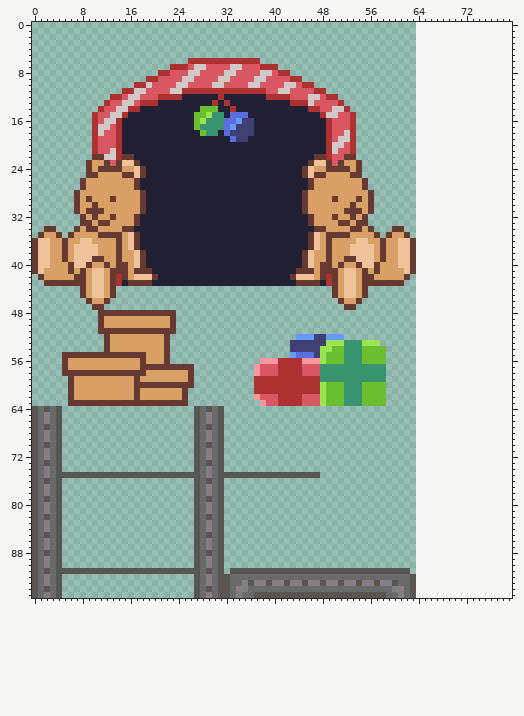
Edited in one commit: sprite sheet (untitled-xmas-game/res/spritesheet/armazem.png). Above, as it was before the edit.
The file is 64x96 pixels. The old version is drawn lined up with the new one, on the new canvas.
And afterwards:
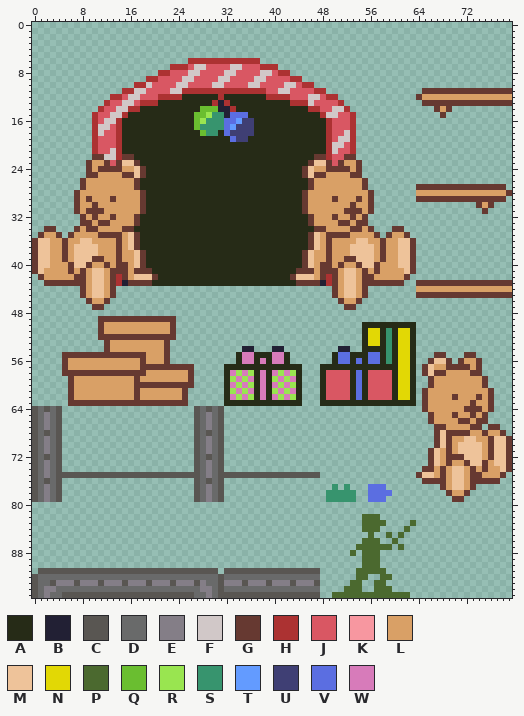
Palette (. is transparent): A #262b17  B #222034  C #595652  D #696a6a  E #847e87  F #d1c8c8  G #663931  H #ac3232  J #d95763  K #f797a0  L #d9a066  M #eec39a  N #e2d805  P #4b692f  Q #6abe30  R #99e550  S #37946e  T #639bff  U #3f3f74  V #5b6ee1  W #d77bba
Change:
canvas 64x96 -> 80x96
Changed rows in their new state; - is an unchanged pixel.
first column x 0:
11 -----------------------------------------------------------------GGGGGGGGGGGGGGG
12 -------------------------AAAAAA-AAAAAAA-------------------------GLLLLLLLLLLLLLLL
13 ---------------------AAAAAAAAA---AAAAAAAAAA----------------------GGGGGGGGGGGGGGG
14 ------------------AAAAAAAAAA------AAAAAAAAAAAA---------------------GLG----------
15 ----------------AAAAAAAAAAA---------AAAAAAAAAAAA--------------------G-----------
16 ---------------AAAAAAAAAAAA----------AAAAAAAAAAAA-------------------------------
17 ---------------AAAAAAAAAAAA----------AAAAAAAAAAAA-------------------------------
18 ---------------AAAAAAAAAAAAA---A-----AAAAAAAAAAAA-------------------------------
19 ---------------AAAAAAAAAAAAAAAAAA---AAAAAAAAAAAAA-------------------------------
20 ---------------AAAAAAAAAAAAAAAAAAAAAAAAAAAAAAAAAA-------------------------------
21 ---------------AAAAAAAAAAAAAAAAAAAAAAAAAAAAAAAAAA-------------------------------
22 -----------------AAAAAAAAAAAAAAAAAAAAAAAAAAAAAA---------------------------------
23 ------------------AAAAAAAAAAAAAAAAAAAAAAAAAAAA----------------------------------
24 -------------------AAAAAAAAAAAAAAAAAAAAAAAAAA-----------------------------------
25 -------------------AAAAAAAAAAAAAAAAAAAAAAAAAA-----------------------------------
26 ------------------AAAAAAAAAAAAAAAAAAAAAAAAAAAA----------------------------------
27 ------------------AAAAAAAAAAAAAAAAAAAAAAAAAAAA------------------GGGGGGGGGGGGGGG-
28 -------------------AAAAAAAAAAAAAAAAAAAAAAAAAA-------------------LLLLLLLLLLLLLLLG
29 -------------------AAAAAAAAAAAAAAAAAAAAAAAAAA-------------------GGGGGGGGGGGGGGG-
30 -------------------AAAAAAAAAAAAAAAAAAAAAAAAAA-----------------------------GLG---
31 -------------------AAAAAAAAAAAAAAAAAAAAAAAAAA------------------------------G----
32 ------------------AAAAAAAAAAAAAAAAAAAAAAAAAAAA----------------------------------
33 ------------------AAAAAAAAAAAAAAAAAAAAAAAAAAAA----------------------------------
34 -----------------AAAAAAAAAAAAAAAAAAAAAAAAAAAAAA---------------------------------
35 ------------------AAAAAAAAAAAAAAAAAAAAAAAAAAAA----------------------------------
36 ------------------AAAAAAAAAAAAAAAAAAAAAAAAAAAA----------------------------------
37 ------------------AAAAAAAAAAAAAAAAAAAAAAAAAAAA----------------------------------
38 -------------------AAAAAAAAAAAAAAAAAAAAAAAAAA-----------------------------------
39 -------------------AAAAAAAAAAAAAAAAAAAAAAAAAA-----------------------------------
40 -------------------AAAAAAAAAAAAAAAAAAAAAAAAAA-----------------------------------
41 --------------------AAAAAAAAAAAAAAAAAAAAAAAA------------------------------------
42 ---------------------AAAAAAAAAAAAAAAAAAAAAA-------------------------------------
43 --------------------AAAAAAAAAAAAAAAAAAAAAAAA--------------------GGGGGGGGGGGGGGGG
44 ----------------------------------------------------------------LLLLLLLLLLLLLLLL
45 ----------------------------------------------------------------GGGGGGGGGGGGGGGG
48 -----------.............--------------------------------------------------------
49 ------------GGGGGGGGGGG---------------------------------------------------------
50 -------------------------------------------------------AAAAAAAAA----------------
51 ------------LLLLLLLLLLL--------------------------------ANNASANNA----------------
52 -----------G-GGGGGGGGG-G--------------------........---ANNASANNA----------------
53 -------------------------------------------............ANNASANNA----------------
54 -----------------------------------BB---BB-........BB..AAAASANNA----------------
55 ----------------------------------AWWAAAWWA.......AVVAAAVVASANNA---GG---GG------
56 ----------------------------------AWWAWAWWA.......AVVAVAVVASANNA--GMMG-GLLG-----
57 --------------------------------AAAAAAAAAAAAA...AAAAAAAAAAAAANNA-GMLLGGGGLG-----
58 --------------------------------AWRWRAWAWRWRA...AJJJJAVAJJJJANNA-GMGGLLLLGG-----
59 --------------------------------ARWRWAWARWRWA...AJJJJAVAJJJJANNA--GLLLLLLLLG----
60 --------------------------------AWRWRAWAWRWRA...AJJJJAVAJJJJANNA--GLLLLLLLLG----
61 --------------------------------ARWRWAWARWRWA...AJJJJAVAJJJJANNA-GLLLLLLLLLLG---
62 --------------------------------AWRWRAWAWRWRA...AJJJJAVAJJJJANNA-GLLLLGLLLGLG---
63 --------------------------------AAAAAAAAAAAAA...AAAAAAAAAAAAAAAA-GLLLLLLLGLLG---
64 -----------------------------------------------------------------GLLLLLLGGGLG---
65 ------------------------------------------------------------------GLLLGLLGLG----
66 ------------------------------------------------------------------GLLLLGGLGG----
67 --E--------------------------E-------------------------------------GGLLLLGG-GG--
68 --C--------------------------C-------------------------------------GMGGGGLLGLLG-
69 -------------------------------------------------------------------GMGLLMMLLGMMG
70 --E--------------------------E-------------------------------------GMGLMMMMLGMMG
71 ------------------------------------------------------------------GMLGLMMMMLGMMG
72 --C--------------------------C------------------------------------GMLGGGMMMLGMMG
73 --E--------------------------E------------------------------------GMLGLLGMMGLMMG
74 -----------------------------------------------------------------GGLGLMMLGLGLLMG
75 ----------------------------------------------------------------GMMLGLMMLGGLLLG-
76 -----------------------------------------------------------------GGGGLMMLGGGGG--
77 --------------------------------------------------S-S---VVV---------GLMMLG------
78 -------------------------------------------------SSSSS--VVVV---------GLLG-------
79 --E--------------------------E-------------------SSSSS--VVV-----------GG--------
80 .....----------------------.....------------------------------------------------
81 .....----------------------.....------------------------------------------------
82 .....----------------------.....-----------------------PPP----------------------
83 .....----------------------.....-----------------------PPPP----P----------------
84 .....----------------------.....-----------------------PPP----P-----------------
85 .....----------------------.....------------------------P--P-P------------------
86 .....----------------------.....-----------------------PPP--P-------------------
87 .....----------------------.....----------------------PPPPPP-P------------------
88 .....----------------------.....---------------------P-PPP----------------------
89 .....----------------------.....-----------------------PPP----------------------
90 .....----------------------.....-----------------------PPP----------------------
91 .C-C------------------------C-C.C---------------......PPPPP....-----------------
92 --D-DDDDDDDDDDDDDDDDDDDDDDDD-D--D---------------......PP..PP....----------------
93 --DCEEECEEECEEECEEECEEECEEE-ED--EEECE-----EC-E-C.....PP..PP.....----------------
94 --EEDDDDDDDDDDDDDDDDDDDDDDDDEE--D-DD------------....PPP..PPP....----------------
95 ----DCCCCCCCCCCCCCCCCCCCCCCD-----CCCC-----------..PPPPPPPPPPPPP.----------------
Where, in picture pixels (left, top, right, bottom), the same in both pictures:
changed: (32, 88, 512, 598)
